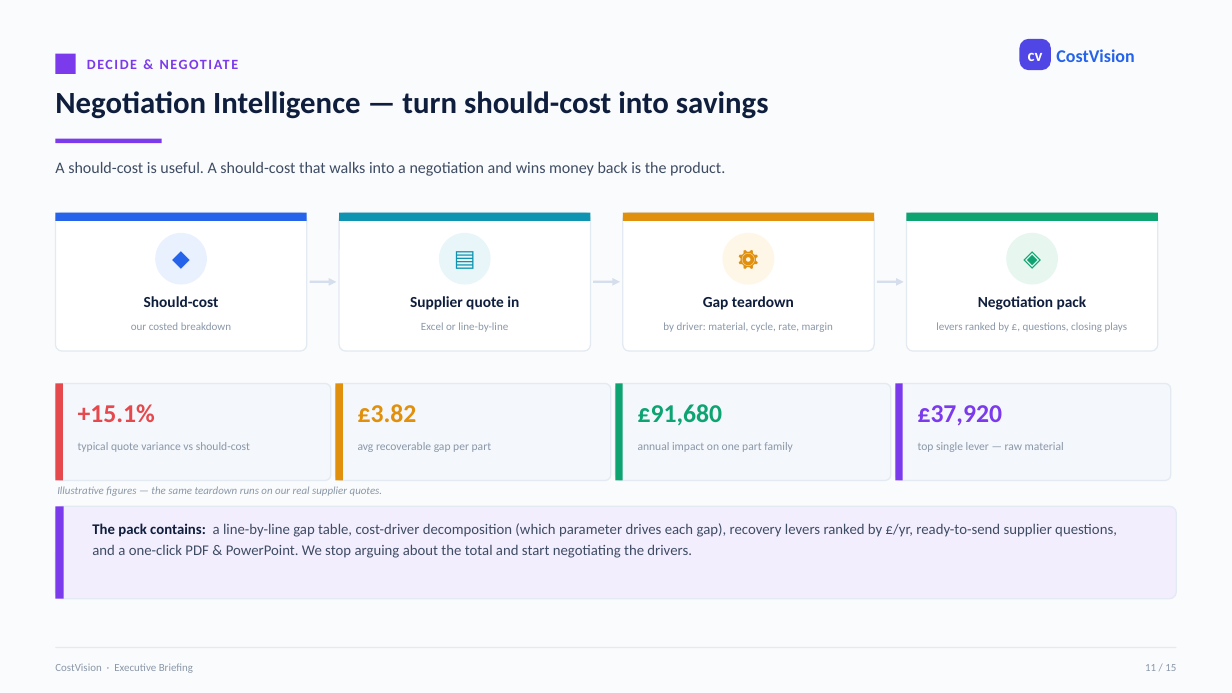
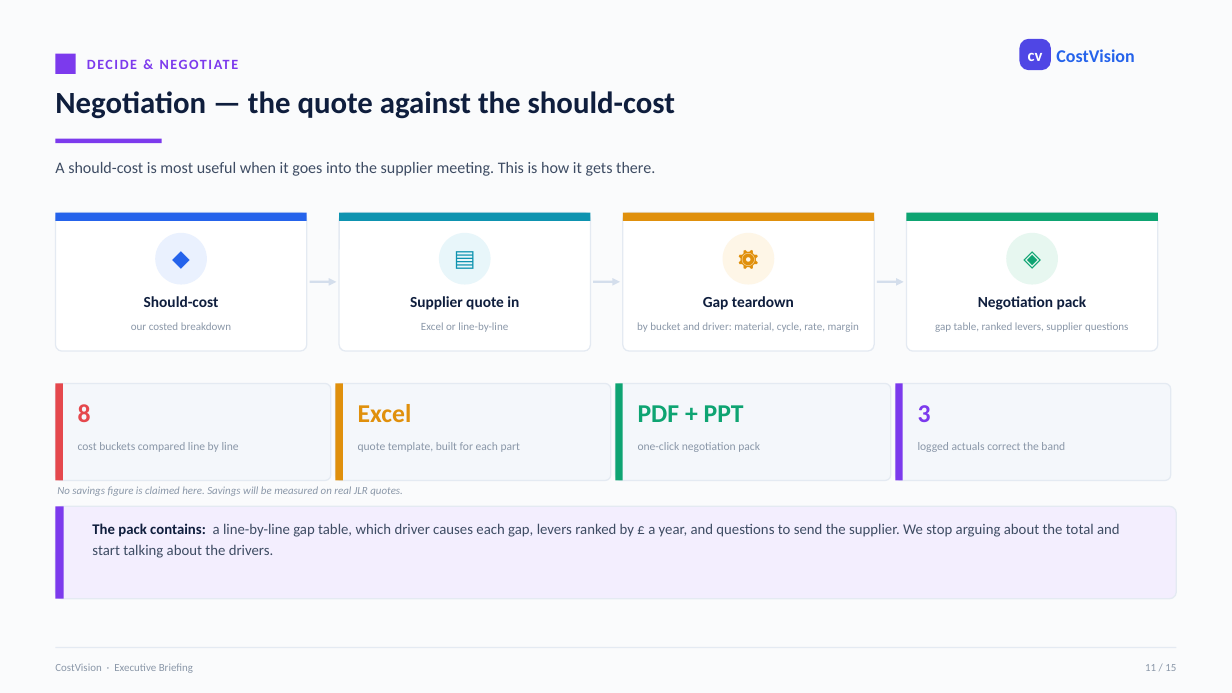
Before and after one commit to bhosaleavinash546/leamington-marathi, a slide deck: slide 11 of CostVision-Executive-Summary.pptx. Drawn at 1232x693 pixels with LibreOffice and Linux fonts; fonts in the diff are those of the drawing. Boxes give left, top, right and bottom in pixels: in the first picture for what was removed or moved away, otherwise in the second. Text is boxed around its words. In the diff, an @@ line names an element or a change of style, - is before the commit and + after.

```diff
--- a/CostVision-Executive-Summary.pptx
+++ b/CostVision-Executive-Summary.pptx
@@ text at [55, 91, 675, 119]: text changed @@
-Negotiation Intelligence — turn should-cost into savings
+Negotiation — the quote against the should-cost
@@ text at [55, 162, 655, 176]: text changed @@
-A should-cost is useful. A should-cost that walks into a negotiation and wins money back is the product.
+A should-cost is most useful when it goes into the supplier meeting. This is how it gets there.
@@ text at [637, 322, 859, 332]: text changed @@
-by driver: material, cycle, rate, margin
+by bucket and driver: material, cycle, rate, margin
@@ text at [935, 322, 1128, 332]: text changed @@
-levers ranked by £, questions, closing plays
+gap table, ranked levers, supplier questions
@@ text at [78, 404, 91, 422]: text changed @@
-+15.1%
+8
@@ text at [358, 404, 412, 422]: text changed @@
-£3.82
+Excel
@@ text at [638, 405, 744, 422]: text changed @@
-£91,680
+PDF + PPT
@@ text at [918, 405, 931, 422]: text changed @@
-£37,920
+3
@@ text at [78, 442, 239, 452]: text changed @@
-typical quote variance vs should-cost
+cost buckets compared line by line
@@ text at [358, 442, 521, 452]: text changed @@
-avg recoverable gap per part
+quote template, built for each part
@@ text at [638, 442, 760, 452]: text changed @@
-annual impact on one part family
+one-click negotiation pack
@@ text at [918, 442, 1065, 452]: text changed @@
-top single lever — raw material
+logged actuals correct the band
@@ text at [57, 486, 403, 496]: text changed @@
-Illustrative figures — the same teardown runs on our real supplier quotes.
+No savings figure is claimed here. Savings will be measured on real JLR quotes.
@@ text at [92, 523, 1120, 558]: text changed @@
-The pack contains: a line-by-line gap table, cost-driver decomposition (which parameter drives each gap), recovery levers ranked by £/yr, ready-to-send supplier questions, and a one-click PDF & PowerPoint. We stop arguing about the total and start negotiating the drivers.
+The pack contains: a line-by-line gap table, which driver causes each gap, levers ranked by £ a year, and questions to send the supplier. We stop arguing about the total and start talking about the drivers.
```
Also in this commit, not shown: 14 other slides changed.
